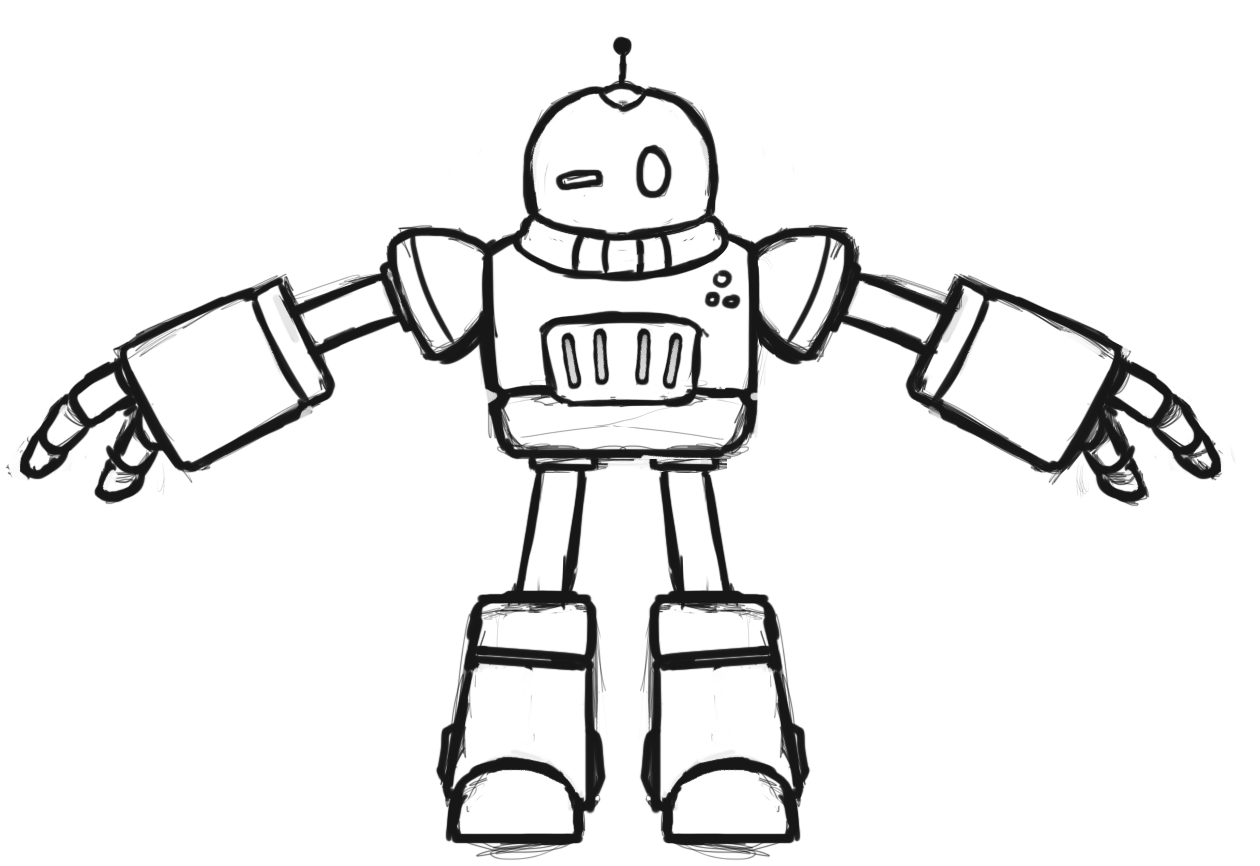
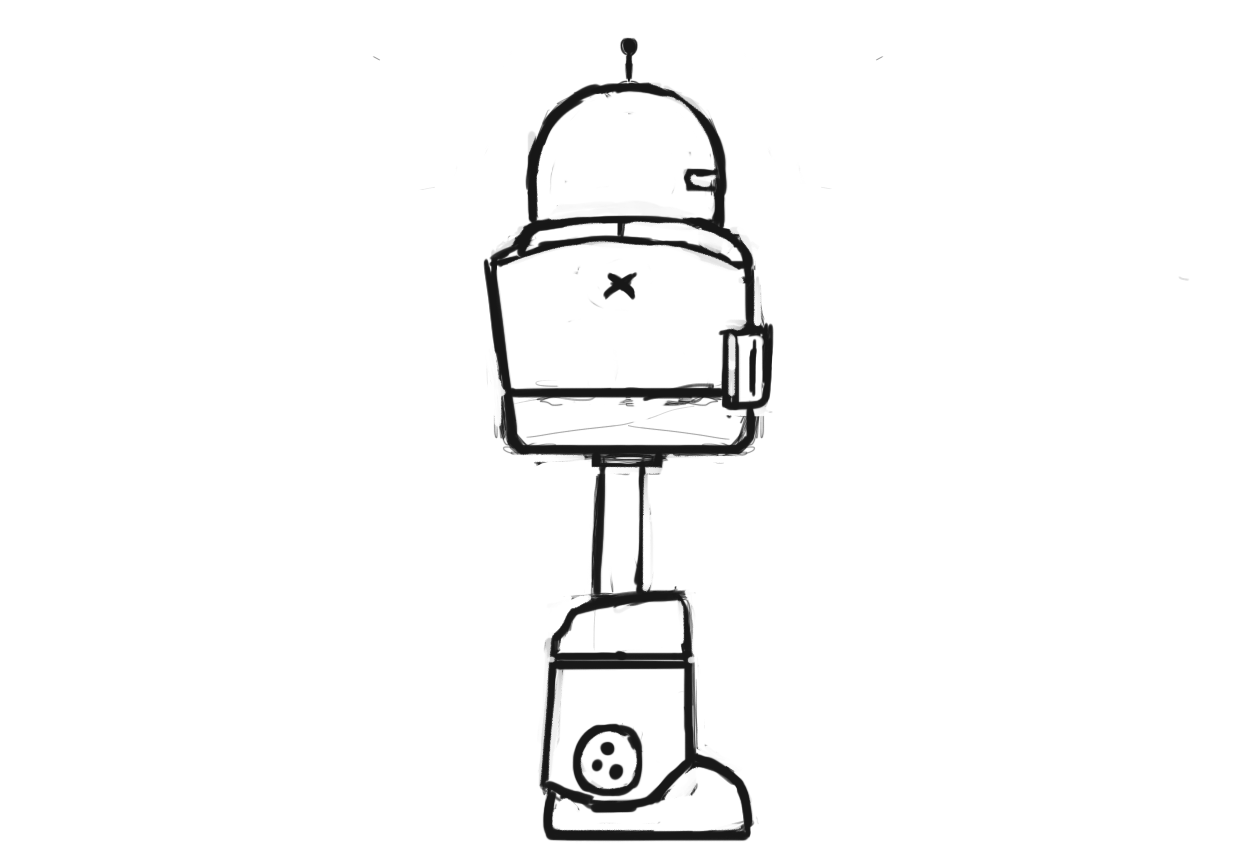
Revision of a layered 1260x866 image; what changed, layer by layer:
showed "Layer 02-1" over [372, 37, 1190, 845]
hid "Layer 02" over [5, 35, 1236, 861]
